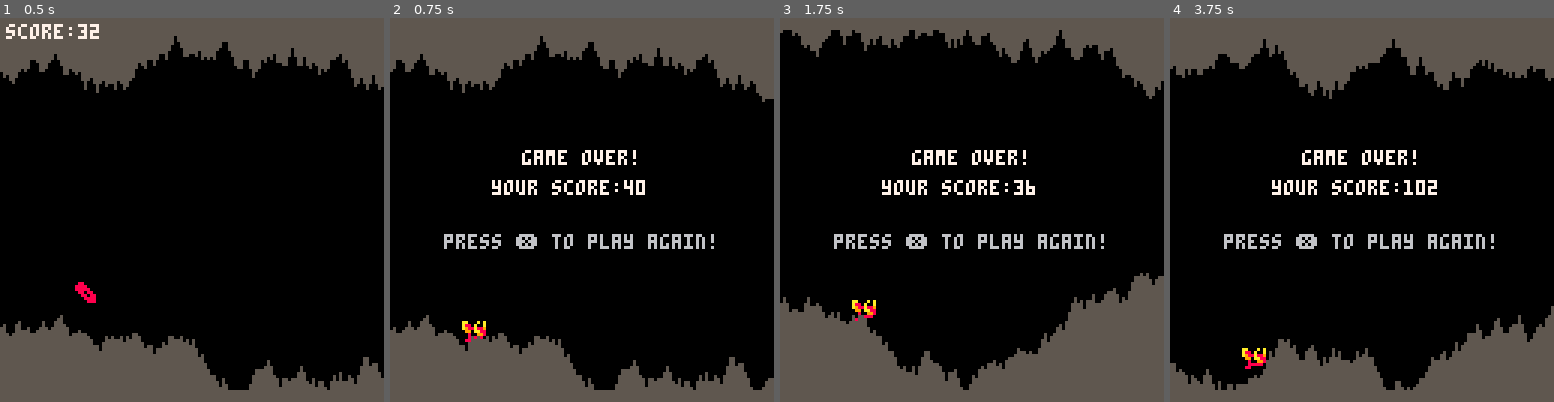
Above: before the commit, frames 1-4 (left to right).
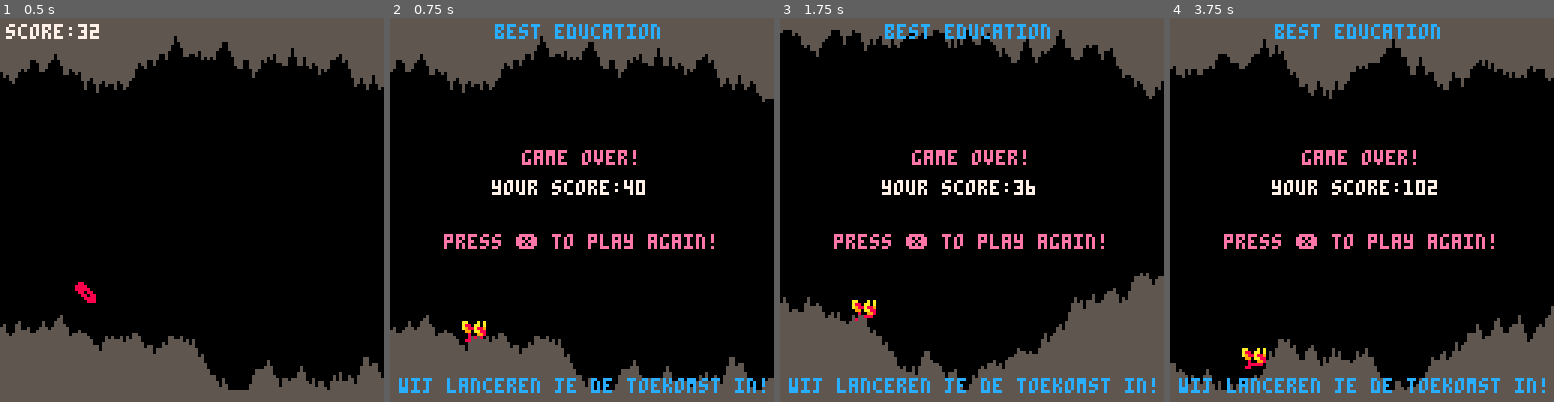
Above: after the commit, the same moments.

Repository: koenGF/FourPastSix
Game: PICO-8 cartridge game.p8
Same seed, same stepped clock (60 frames per second), same inputs: the game is played once before the commit and once after it.
Inputs:
- Up to frame 1 (0.5 s): tap X (X key) at 0.33 s
- Up to frame 2 (0.75 s): no input
- Up to frame 3 (1.75 s): tap X (X key) at 1.07 s
- Up to frame 4 (3.75 s): tap X (X key) at 1.85, 2.97 s; hold Up 2.15-2.42 s

Frame 1 is identical in both runs. In frame 2, 3.9% of the frame differs, in the area x 2-98%, y 1-98%; in frame 3, 3.9%; in frame 4, 3.9%.

Commit message:
win condition, company and slogan

Diff:
--- a/game.p8
+++ b/game.p8
@@ -16,7 +16,7 @@
 		update_cave()
 		check_hit()
 	else
-		if (btnp(5)) _init() --restart
+			if (btnp(5)) _init() --restart
 	end
 end
 
@@ -26,14 +26,21 @@
 	draw_cave()
 
 	if (game_over) then
-		print("game over!",44,44,7)
+		if (player.score > 1000) then
+			print("game over! you won!",23,44,14)
+		else
+			print("game over!",44,44,14)
+		end
+		print("best education", 35,2,12)
 		print("your score:"..player.score,34,54,7)
-		print("press ❎ to play again!",18,72,6)
+		print("press ❎ to play again!",18,72,14)
+		print("wij lanceren je de toekomst in!",3,120,12)
 	else
 		print("score:"..player.score,2,2,7)
 	end
 end
 -->8
+--player
 function make_player()
 	player={}
 	player.x=24 --position
@@ -83,6 +90,7 @@
 	end
 end
 -->8
+--cave
 function make_cave()
 	cave={{["top"]=5,["btm"]=119}}
 	top=45 --how low can the ceiling go?
@@ -116,7 +124,7 @@
 end
 __gfx__
 000000000000088800000000aa000a0a000000000000000000000000000000000000000000000000000000000000000000000000000000000000000000000000
-000000000000888800880000a880a00a000000000000000000000000000000000000000000000000000000000000000000000000000000000000000000000000
+000000000000888800880000a880aa0a000000000000000000000000000000000000000000000000000000000000000000000000000000000000000000000000
 007007000008808808888000a988a889000000000000000000000000000000000000000000000000000000000000000000000000000000000000000000000000
 0007700000880880088888000990aa88000000000000000000000000000000000000000000000000000000000000000000000000000000000000000000000000
 00077000088888000088088000800998000000000000000000000000000000000000000000000000000000000000000000000000000000000000000000000000
